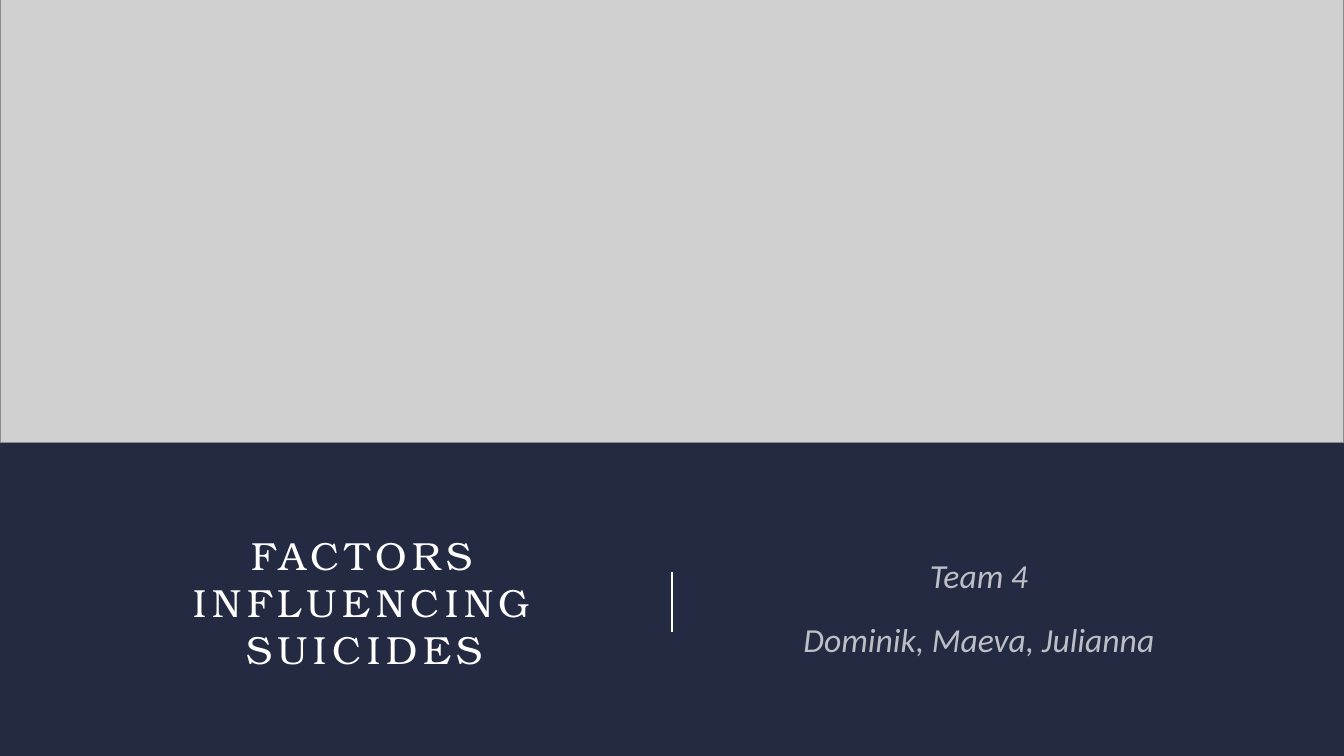
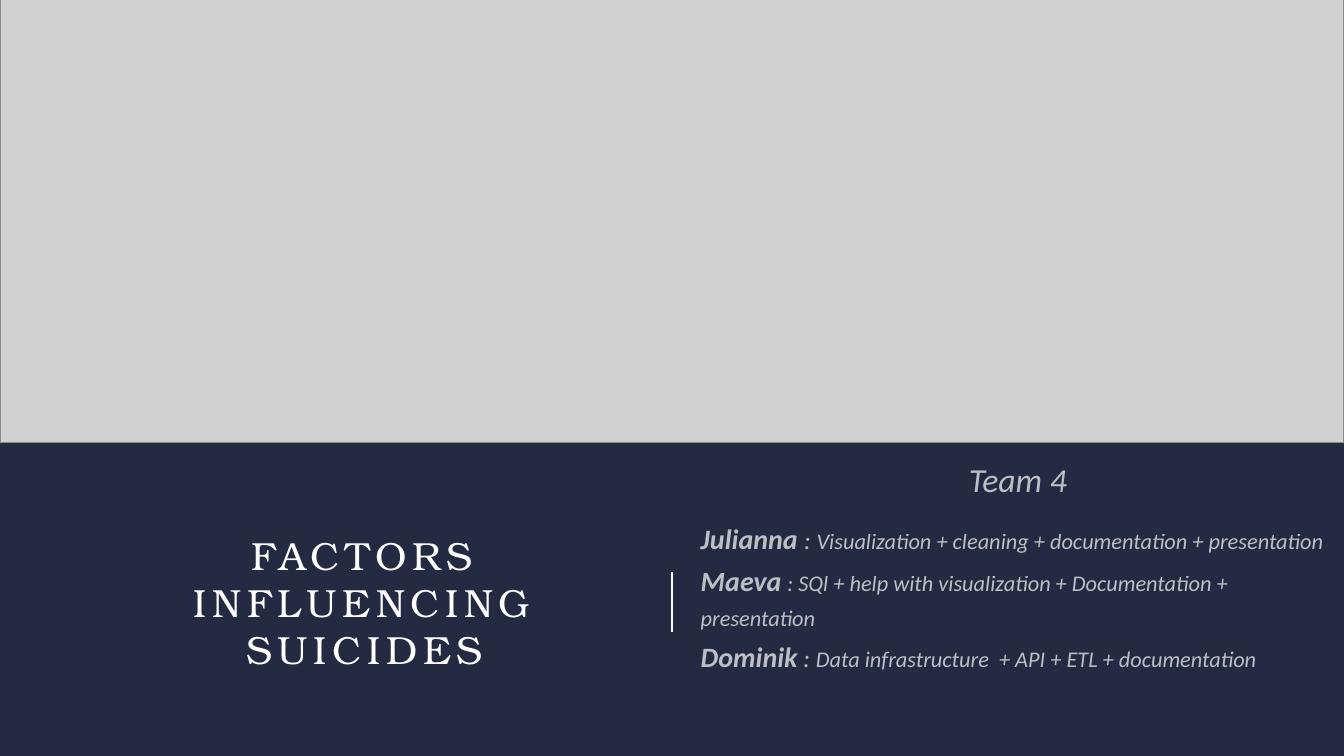
Before and after one commit to dgulacsy/DE2_Term_Project, a slide deck: slide 1 of DE2_Term_Presentation.pptx. Drawn at 1344x756 pixels with LibreOffice and Linux fonts; fonts in the diff are those of the drawing; grey boxes stand for pictures. Boxes give left, top, right and bottom in pixels: in the first picture for what was removed or moved away, otherwise in the second. Text is boxed around its words. In the diff, an @@ line names an element or a change of style, - is before the commit and + after.

```diff
--- a/DE2_Term_Presentation.pptx
+++ b/DE2_Term_Presentation.pptx
@@ text added at box(701, 470, 1323, 670), 16 pt, text #FFFFFF at 70% opacity, italic @@
+Team 4
+Julianna : Visualization + cleaning + documentation + presentation
+Maeva : SQl + help with visualization + Documentation + presentation
+Dominik : Data infrastructure + API + ETL + documentation
@@ subtitle removed at box(803, 566, 1154, 656) @@
-Team 4
-Dominik, Maeva, Julianna
```
Also in this commit, not shown: 7 other slides changed, 3 slides added.
